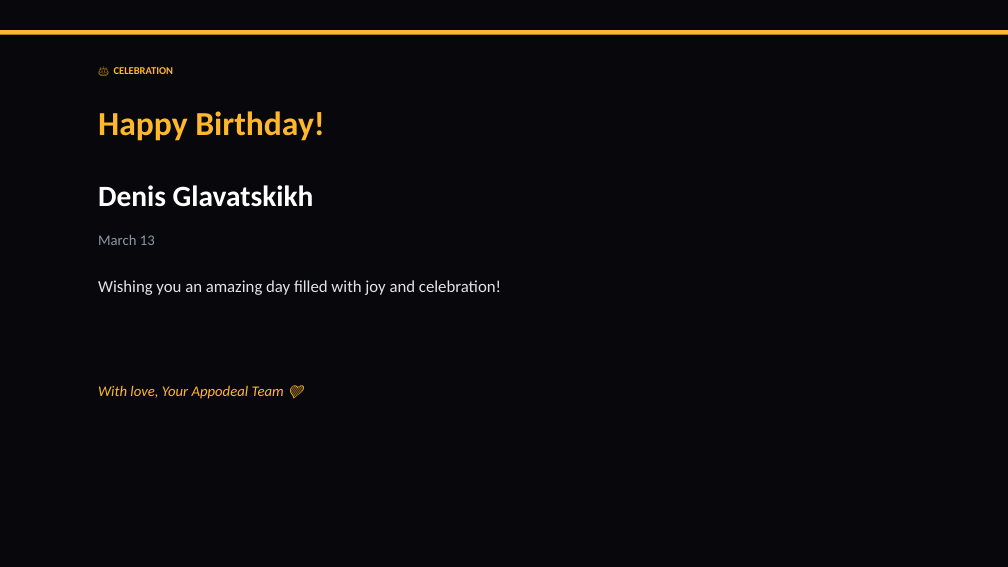
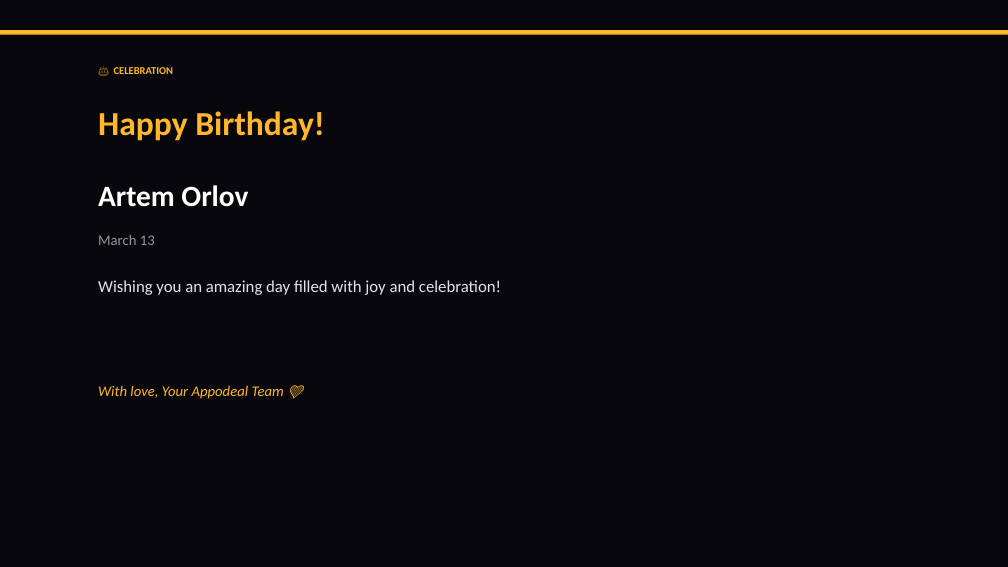
Before and after one commit to liliyagarifullina-maker/appodeal-pulse, a slide deck: slide 2 of data/archive/pulse_2026-03-13.pptx. Drawn at 1008x567 pixels with LibreOffice and Linux fonts; fonts in the diff are those of the drawing. Boxes give left, top, right and bottom in pixels: in the first picture for what was removed or moved away, otherwise in the second. Text is boxed around its words. In the diff, an @@ line names an element or a change of style, - is before the commit and + after.

```diff
--- a/data/archive/pulse_2026-03-13.pptx
+++ b/data/archive/pulse_2026-03-13.pptx
@@ text at (98, 185, 248, 207): text changed @@
-Denis Glavatskikh
+Artem Orlov
```
Also in this commit, not shown: 1 other slide changed, 4 slides added, 21 slides removed, 1 other file.
